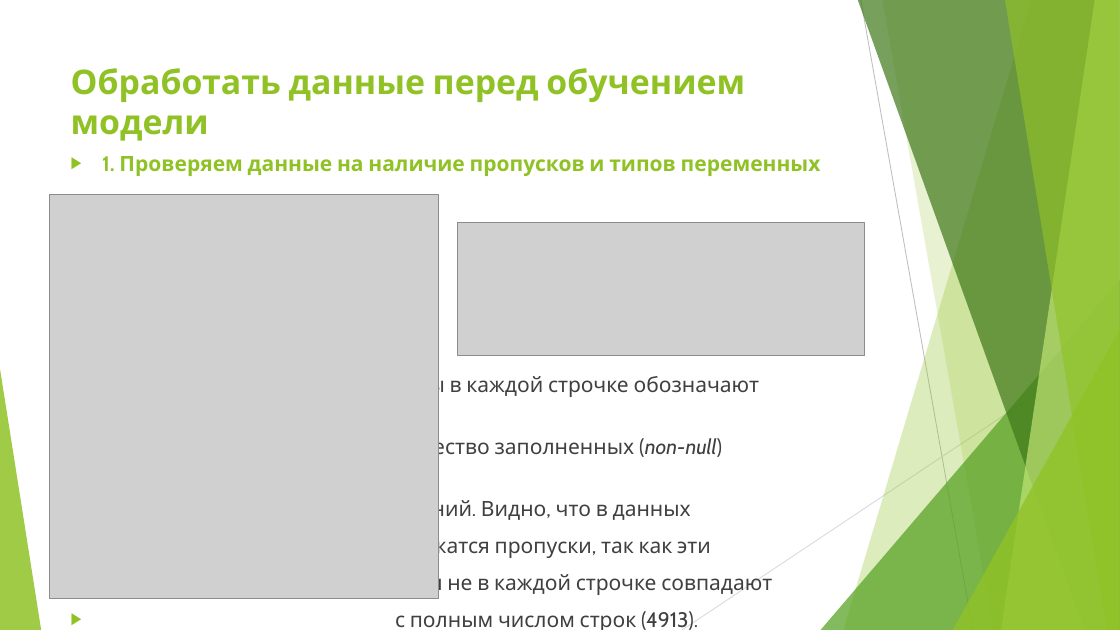
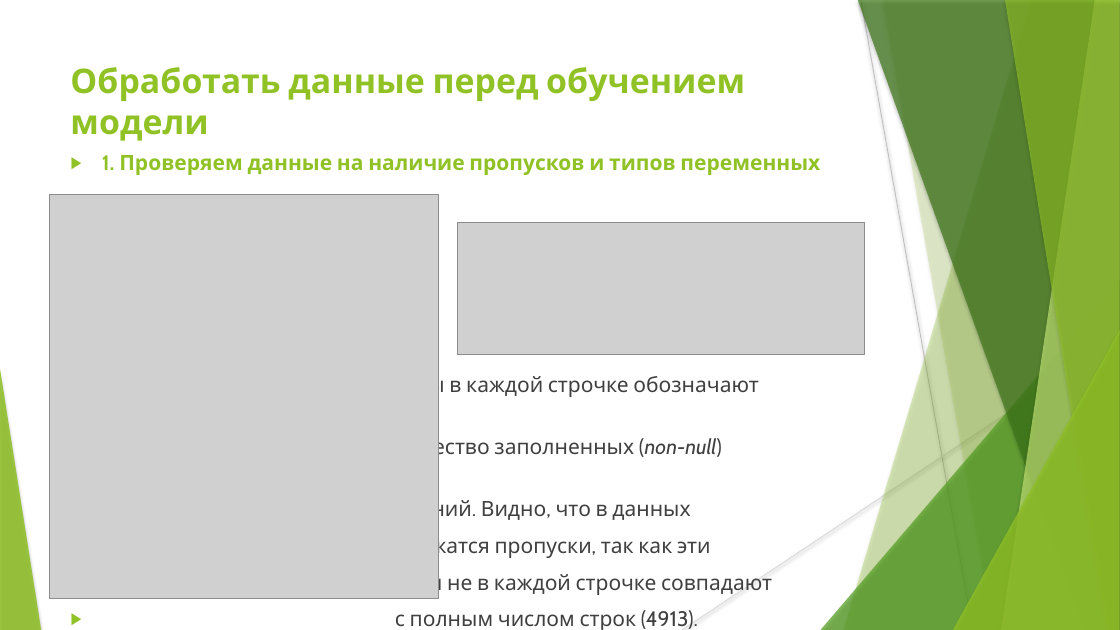
Before and after one commit to MazurovaNN/DIPLOM_2024, a slide deck: slide 10 of Презентация_Диплом_Мазурова_Н_Н.pptx. Drawn at 1120x630 pixels with LibreOffice and Linux fonts; fonts in the diff are those of the drawing; grey boxes stand for pictures. Boxes give left, top, right and bottom in pixels: in the first picture for what was removed or moved away, otherwise in the second. Text is boxed around its words. In the diff, an @@ line names an element or a change of style, - is before the commit and + after.

```diff
--- a/Презентация_Диплом_Мазурова_Н_Н.pptx
+++ b/Презентация_Диплом_Мазурова_Н_Н.pptx
@@ line (861, 0) - (973, 630): stroke #BFBFBF 0.75 pt to #BFBFBF 0.74 pt @@
@@ freeform shape at box(882, 0, 1120, 630): shadow on; outline redrawn @@
@@ text "1. Проверяем данные на наличие ..." at box(102, 155, 820, 630): indent changed @@
@@ line (1120, 339) - (682, 630): stroke #D9D9D9 0.75 pt to #D9D9D9 0.74 pt @@
@@ shadow on in 6 elements at box(844, 0, 1120, 630), box(821, 280, 1120, 630), box(858, 0, 1120, 630), box(1002, 0, 1120, 630), box(1005, 0, 1120, 630), box(953, 330, 1120, 630) @@
```
Also in this commit, not shown: 38 other slides changed, 3 slides added.
